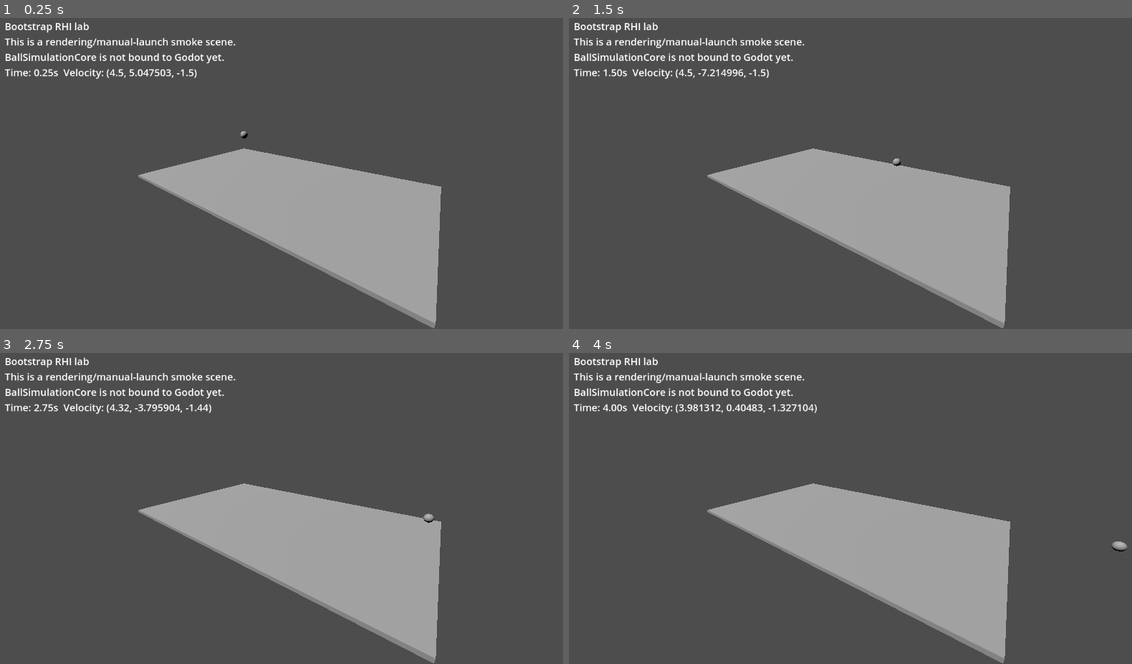
Above: before the commit, frames 1-4 (two rows, left to right).
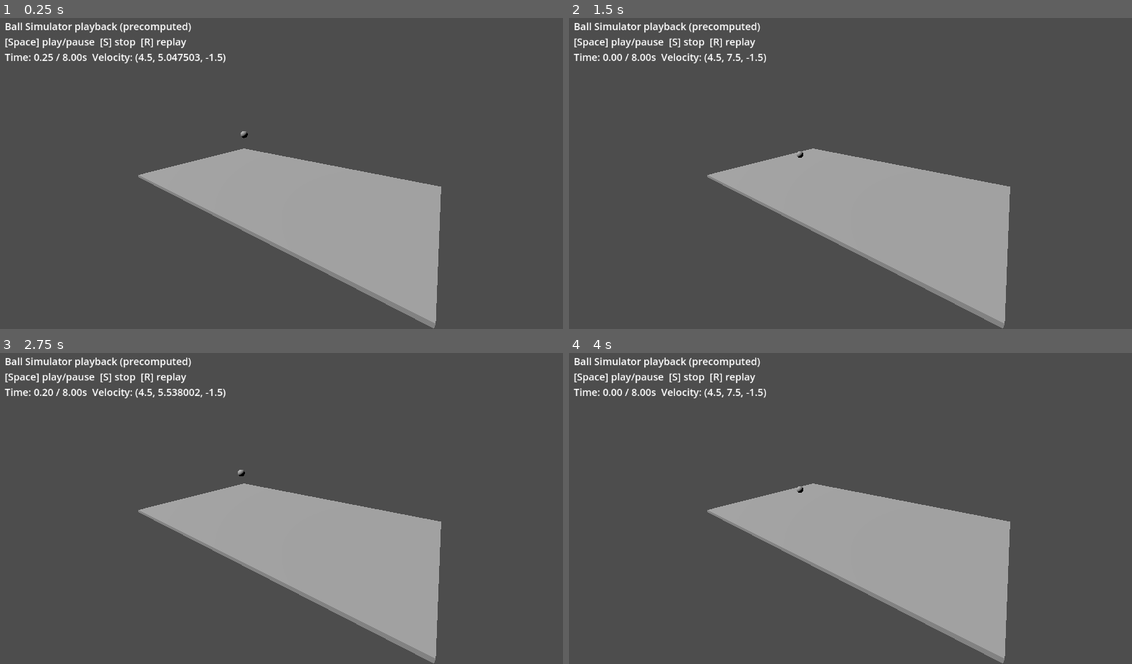
Above: after the commit, the same moments.

Repository: alex-kang-ovdr/GoDotProjects
Game: Godot game, scene res://scenes/bootstrap_rhi_lab.tscn
Same seed, same stepped clock (60 frames per second), same inputs: the game is played once before the commit and once after it.
Inputs:
- Up to frame 1 (0.25 s): no input
- Up to frame 2 (1.5 s): tap Enter at 0.5 s; tap R at 0.6 s; tap Space at 0.77, 0.8, 1.07, 1.35 s; hold S from 1.28 s (still down)
- Up to frame 3 (2.75 s): tap Space at 1.52, 1.82, 2.3 s; tap R at 1.55, 2.1 s; release S at 2.03 s
- Up to frame 4 (4 s): tap R at 2.85 s; tap Space at 3.02, 3.32, 3.6, 3.77 s; hold S from 3.53 s (still down)

The runs differ from the first frame. In frame 1, 2.0% of the frame differs, in the area x 0-45%, y 1-39%; in frame 2, 2.0%; in frame 3, 2.0%; in frame 4, 2.1%, in the area x 0-100%, y 1-64%.

Commit message:
[BallSim] 사전 계산 볼 궤적 재생과 공용 검증을 추가한다

Diff:
--- a/project.godot
+++ b/project.godot
@@ -12,9 +12,6 @@
 size/window_width_override=1280
 size/window_height_override=720
 
-[physics/common]
-physics_ticks_per_second=60
-
 [rendering]
 renderer/rendering_method="gl_compatibility"
 renderer/rendering_method.mobile="gl_compatibility"
--- a/scenes/bootstrap_rhi_lab.gd
+++ b/scenes/bootstrap_rhi_lab.gd
@@ -2,26 +2,57 @@
 
 const FLOOR_Y := 0.25
 const GRAVITY := Vector3(0.0, -9.81, 0.0)
+const START_POSITION := Vector3(-3.0, 2.0, 2.0)
+const START_VELOCITY := Vector3(4.5, 7.5, -1.5)
+const TRAJECTORY_DURATION_S := 8.0
+const TRAJECTORY_STEP_S := 1.0 / 60.0
+const BOUNCE_RESTITUTION := 0.65
+const TRAJECTORY_SIMULATOR_SCRIPT := preload("res://scripts/ball_trajectory_simulator.gd")
 
 var ball: MeshInstance3D
 var status_label: Label
-var velocity := Vector3(4.5, 7.5, -1.5)
-var elapsed_s := 0.0
+var trajectory_player: Variant = TRAJECTORY_SIMULATOR_SCRIPT.new()
 
 func _ready() -> void:
 	_create_scene()
+	trajectory_player.simulate(
+		START_POSITION,
+		START_VELOCITY,
+		GRAVITY,
+		FLOOR_Y,
+		TRAJECTORY_DURATION_S,
+		TRAJECTORY_STEP_S,
+		BOUNCE_RESTITUTION,
+	)
+	trajectory_player.play()
+	_apply_playback_snapshot()
 
-func _physics_process(delta: float) -> void:
-	elapsed_s += delta
-	velocity += GRAVITY * delta
-	var next_position := ball.position + velocity * delta
-	if next_position.y < FLOOR_Y:
-		next_position.y = FLOOR_Y
-		velocity.y = absf(velocity.y) * 0.65
-		velocity.x *= 0.96
-		velocity.z *= 0.96
-	ball.position = next_position
-	status_label.text = "Bootstrap RHI lab\nThis is a rendering/manual-launch smoke scene.\nBallSimulationCore is not bound to Godot yet.\nTime: %.2fs  Velocity: %s" % [elapsed_s, velocity]
+func _process(delta: float) -> void:
+	trajectory_player.advance_playback(delta)
+	_apply_playback_snapshot()
+
+func _unhandled_input(event: InputEvent) -> void:
+	if not (event is InputEventKey) or not event.pressed or event.echo:
+		return
+	match event.keycode:
+		KEY_SPACE:
+			trajectory_player.toggle_playback()
+		KEY_S:
+			trajectory_player.stop()
+		KEY_R:
+			trajectory_player.replay()
+
+func _apply_playback_snapshot() -> void:
+	var snapshot: Dictionary = trajectory_player.get_current_snapshot()
+	if snapshot.is_empty():
+		return
+	var position: Vector3 = snapshot["position"]
+	ball.position = position
+	status_label.text = "Ball Simulator playback (precomputed)\n[Space] play/pause  [S] stop  [R] replay\nTime: %.2f / %.2fs  Velocity: %s" % [
+		trajectory_player.playback_time_s,
+		trajectory_player.get_duration_s(),
+		snapshot["velocity"],
+	]
 
 func _create_scene() -> void:
 	var camera := Camera3D.new()
@@ -46,7 +77,7 @@
 	ball_mesh.radius = 0.25
 	ball_mesh.height = 0.5
 	ball.mesh = ball_mesh
-	ball.position = Vector3(-3.0, 2.0, 2.0)
+	ball.position = START_POSITION
 	add_child(ball)
 
 	var canvas := CanvasLayer.new()
--- /dev/null
+++ b/scripts/ball_trajectory_simulator.gd
@@ -0,0 +1,130 @@
+class_name BallTrajectorySimulator
+extends RefCounted
+
+## Standalone trajectory generator and player. It does not access Godot physics APIs.
+enum PlaybackState {
+	SIMULATED,
+	PLAYING,
+	PAUSED,
+	STOPPED,
+}
+
+const EPSILON := 0.000001
+
+var snapshots: Array[Dictionary] = []
+var playback_time_s := 0.0
+var state := PlaybackState.STOPPED
+
+func simulate(
+		initial_position: Vector3,
+		initial_velocity: Vector3,
+		gravity: Vector3,
+		floor_y: float,
+		duration_s: float,
+		fixed_dt_s: float,
+		bounce_restitution: float,
+	) -> bool:
+	snapshots.clear()
+	playback_time_s = 0.0
+	state = PlaybackState.STOPPED
+	if duration_s <= 0.0 or fixed_dt_s <= 0.0 or bounce_restitution < 0.0:
+		return false
+
+	var position := initial_position
+	var velocity := initial_velocity
+	var simulation_time_s := 0.0
+	snapshots.append(_make_snapshot(simulation_time_s, position, velocity))
+	while simulation_time_s + EPSILON < duration_s:
+		var step_s := minf(fixed_dt_s, duration_s - simulation_time_s)
+		var next_position := position + velocity * step_s + gravity * (0.5 * step_s * step_s)
+		var next_velocity := velocity + gravity * step_s
+		if next_position.y < floor_y:
+			next_position.y = floor_y
+			next_velocity.y = absf(next_velocity.y) * bounce_restitution
+			next_velocity.x *= 0.96
+			next_velocity.z *= 0.96
+		position = next_position
+		velocity = next_velocity
+		simulation_time_s += step_s
+		snapshots.append(_make_snapshot(simulation_time_s, position, velocity))
+
+	state = PlaybackState.SIMULATED
+	return true
+
+func play() -> bool:
+	if snapshots.is_empty() or state == PlaybackState.STOPPED:
+		return false
+	state = PlaybackState.PLAYING
+	return true
+
+func pause() -> void:
+	if state == PlaybackState.PLAYING:
+		state = PlaybackState.PAUSED
+
+func toggle_playback() -> bool:
+	if state == PlaybackState.PLAYING:
+		pause()
+		return false
+	return play()
+
+func stop() -> void:
+	if snapshots.is_empty():
+		return
+	playback_time_s = float(snapshots.front()["time_s"])
+	state = PlaybackState.STOPPED
+
+func replay() -> bool:
+	if snapshots.is_empty():
+		return false
+	playback_time_s = float(snapshots.front()["time_s"])
+	state = PlaybackState.PLAYING
+	return true
+
+func advance_playback(render_delta_s: float) -> void:
+	if state != PlaybackState.PLAYING or render_delta_s <= 0.0:
+		return
+	playback_time_s = minf(playback_time_s + render_delta_s, get_duration_s())
+	if playback_time_s >= get_duration_s() - EPSILON:
+		state = PlaybackState.PAUSED
+
+func get_duration_s() -> float:
+	if snapshots.is_empty():
+		return 0.0
+	return float(snapshots.back()["time_s"])
+
+func get_current_snapshot() -> Dictionary:
+	if snapshots.is_empty():
+		return {}
+	return _sample_at_time(playback_time_s)
+
+func _make_snapshot(time_s: float, position: Vector3, velocity: Vector3) -> Dictionary:
+	return {
+		"time_s": time_s,
+		"position": position,
+		"velocity": velocity,
+	}
+
+func _sample_at_time(sample_time_s: float) -> Dictionary:
+	var first: Dictionary = snapshots.front()
+	var last: Dictionary = snapshots.back()
+	if sample_time_s <= float(first["time_s"]):
+		return first
+	if sample_time_s >= float(last["time_s"]):
+		return last
+	for index in range(1, snapshots.size()):
+		var next: Dictionary = snapshots[index]
+		if sample_time_s > float(next["time_s"]):
+			continue
+		var previous: Dictionary = snapshots[index - 1]
+		var frame_duration_s := float(next["time_s"]) - float(previous["time_s"])
+		var weight := (sample_time_s - float(previous["time_s"])) / frame_duration_s
+		var previous_position: Vector3 = previous["position"]
+		var next_position: Vector3 = next["position"]
+		var previous_velocity: Vector3 = previous["velocity"]
+		var next_velocity: Vector3 = next["velocity"]
+		return _make_snapshot(
+			sample_time_s,
+			previous_position.lerp(next_position, weight),
+			previous_velocity.lerp(next_velocity, weight),
+		)
+	return last
--- a/tests/test_runner.gd
+++ b/tests/test_runner.gd
@@ -1,6 +1,6 @@
 extends SceneTree
 
-const SUITES := ["smoke", "naming-contract"]
+const SUITES := ["smoke", "naming-contract", "playback-contract"]
 
 func _init() -> void:
 	var options := _parse_options(OS.get_cmdline_user_args())
@@ -12,6 +12,8 @@
 		results.append(_run_smoke())
 	elif suite_name == "naming-contract":
 		results.append(_run_naming_contract())
+	elif suite_name == "playback-contract":
+		results.append(_run_playback_contract())
 	else:
 		results.append({
 			"name": suite_name,
@@ -53,11 +55,10 @@
 func _run_smoke() -> Dictionary:
 	var expected_name := "Godot Ball Simulator"
 	var actual_name := str(ProjectSettings.get_setting("application/config/name", ""))
-	var tick_rate := int(ProjectSettings.get_setting("physics/common/physics_ticks_per_second", 0))
 	return {
 		"name": "project configuration",
-		"passed": actual_name == expected_name and tick_rate == 60,
-		"message": "name=%s physics_ticks_per_second=%d" % [actual_name, tick_rate],
+		"passed": actual_name == expected_name,
+		"message": "name=%s" % actual_name,
 	}
 
 func _run_naming_contract() -> Dictionary:
@@ -77,6 +78,47 @@
 		"message": "missing=%s" % ", ".join(missing),
 	}
 
+func _run_playback_contract() -> Dictionary:
+	var source_path := "res://scenes/bootstrap_rhi_lab.gd"
+	var source_file := FileAccess.open(source_path, FileAccess.READ)
+	if source_file == null:
+		return {"name": "playback contract", "passed": false, "message": "Missing %s" % source_path}
+	var source := source_file.get_as_text()
+	var forbidden_terms := ["_physics_process", "RigidBody3D", "CharacterBody3D", "PhysicsServer3D", "PhysicsDirectSpaceState3D"]
+	var forbidden_found: Array[String] = []
+	for term in forbidden_terms:
+		if source.contains(term):
+			forbidden_found.append(term)
+
+	var simulator_script := load("res://scripts/ball_trajectory_simulator.gd")
+	var simulator: Variant = simulator_script.new()
+	var generated: bool = bool(simulator.simulate(Vector3(0.0, 2.0, 0.0), Vector3(2.0, 4.0, 0.0), Vector3(0.0, -9.81, 0.0), 0.25, 2.0, 0.1, 0.65))
+	var snapshot_count: int = int(simulator.snapshots.size())
+	var initial_snapshot: Dictionary = simulator.get_current_snapshot()
+	var started: bool = bool(simulator.play())
+	simulator.advance_playback(0.35)
+	var moved_snapshot: Dictionary = simulator.get_current_snapshot()
+	var paused_time: float = float(simulator.playback_time_s)
+	simulator.pause()
+	simulator.advance_playback(0.5)
+	var pause_holds_time := is_equal_approx(simulator.playback_time_s, paused_time)
+	simulator.stop()
+	var stopped_at_initial := is_equal_approx(simulator.playback_time_s, 0.0)
+	var replayed: bool = bool(simulator.replay())
+	simulator.advance_playback(0.35)
+	var replay_snapshot: Dictionary = simulator.get_current_snapshot()
+	var initial_position: Vector3 = initial_snapshot["position"]
+	var moved_position: Vector3 = moved_snapshot["position"]
+	var replay_position: Vector3 = replay_snapshot["position"]
+	var replay_is_deterministic: bool = moved_position.is_equal_approx(replay_position)
+	var moved: bool = not initial_position.is_equal_approx(moved_position)
+	var passed: bool = forbidden_found.is_empty() and generated and snapshot_count == 21 and started and moved and pause_holds_time and stopped_at_initial and replayed and replay_is_deterministic
+	return {
+		"name": "precomputed playback and physics isolation",
+		"passed": passed,
+		"message": "forbidden=%s snapshots=%d moved=%s pause=%s stop=%s replay=%s" % [", ".join(forbidden_found), snapshot_count, moved, pause_holds_time, stopped_at_initial, replay_is_deterministic],
+	}
+
 func _write_report(path: String, payload: Dictionary) -> void:
 	var absolute_path := ProjectSettings.globalize_path(path)
 	DirAccess.make_dir_recursive_absolute(absolute_path.get_base_dir())
--- /dev/null
+++ b/tools/Testing/ProjectTests.json
@@ -0,0 +1,63 @@
+{
+  "schema_version": 1,
+  "target": "godot",
+  "project_name": "Godot Ball Simulator",
+  "project_directory": "../..",
+  "output_directory": "../../Saved/AutomationTestResults",
+  "godot": {
+    "executable": "%GODOT_BIN%"
+  },
+  "automation_arguments": ["--headless"],
+  "suites": [
+    {
+      "id": "smoke",
+      "description": "프로젝트 기본 설정 검증",
+      "script": "res://tests/test_runner.gd",
+      "arguments": ["--", "--suite", "smoke"],
+      "timeout_seconds": 120,
+      "success_patterns": ["BALL_GODOT_TEST_RESULT PASS"],
+      "failure_patterns": ["BALL_GODOT_TEST_RESULT FAIL", "Parse Error"]
+    },
+    {
+      "id": "naming-contract",
+      "description": "공개 클래스 네이밍 계약 검증",
+      "script": "res://tests/test_runner.gd",
+      "arguments": ["--", "--suite", "naming-contract"],
+      "timeout_seconds": 120,
+      "success_patterns": ["BALL_GODOT_TEST_RESULT PASS"],
+      "failure_patterns": ["BALL_GODOT_TEST_RESULT FAIL", "Parse Error"]
+    },
+    {
+      "id": "playback-contract",
+      "description": "사전 계산 궤적 재생과 물리 격리 검증",
+      "script": "res://tests/test_runner.gd",
+      "arguments": ["--", "--suite", "playback-contract"],
+      "timeout_seconds": 120,
+      "success_patterns": ["BALL_GODOT_TEST_RESULT PASS"],
+      "failure_patterns": ["BALL_GODOT_TEST_RESULT FAIL", "Parse Error"]
+    }
+  ],
+  "manual_rhi": {
+    "description": "사전 계산 궤적의 보이는 렌더러 확인",
+    "scene": "res://scenes/bootstrap_rhi_lab.tscn",
+    "rhi_modes": [
+      {
+        "id": "d3d12",
+        "description": "Direct3D 12",
+        "arguments": ["--rendering-driver", "d3d12"]
+      },
+      {
+        "id": "vulkan",
+        "description": "Vulkan",
+        "arguments": ["--rendering-driver", "vulkan"]
+      },
+      {
+        "id": "opengl3",
+        "description": "OpenGL 3 호환성",
+        "arguments": ["--rendering-driver", "opengl3"]
+      }
+    ],
+    "arguments": ["--debug"],
+    "wait": false
+  }
+}
Not shown, changed: README.md
Not shown, changed: docs/GODOT_BALL_SIMULATOR_GDD.ko.md
Not shown, added: native/include/ball_simulator/core/ball_trajectory_playback.hpp
Not shown, added: native/src/core/ball_trajectory_playback.cpp
Not shown, changed: native/tests/ball_simulation_core_tests.cpp
Not shown, added: tools/Testing/Run-GameTests.bat
Not shown, changed: tools/run_msvc_compile.bat
Not shown, changed: tools/run_tests.py
